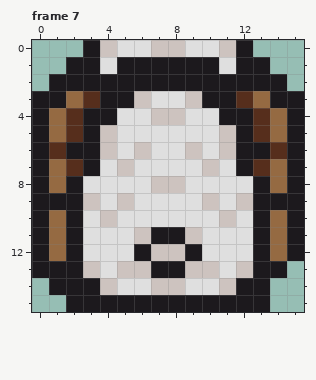
Edited in one commit: pixel-art file (graphics_raw/sheep.aseprite). That is the earlier state.
16x16 pixels, 8 frames. Shown: frame 7. The commit also changed other frames, which this record leaves out.
Once edited:
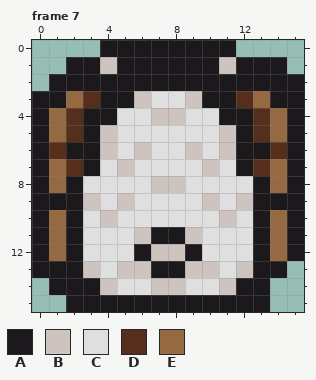
Palette (. is transparent): A #1c191d  B #cdc3bf  C #dfdfdf  D #562e1c  E #956a42
Diff:
layer "left/right walk" now shown
Changed rows in their new state; - is an unchanged pixel.
Frame 7, layers "front walk", "left/right walk":
first column x 3:
 0 .AAAAAAAA.---
 1 -B------B--A-
 2 ------------A
Boxes around the changes in both pictures, in picture pixels (x1, y1, x2, y2):
changed: (83, 40, 304, 91)
